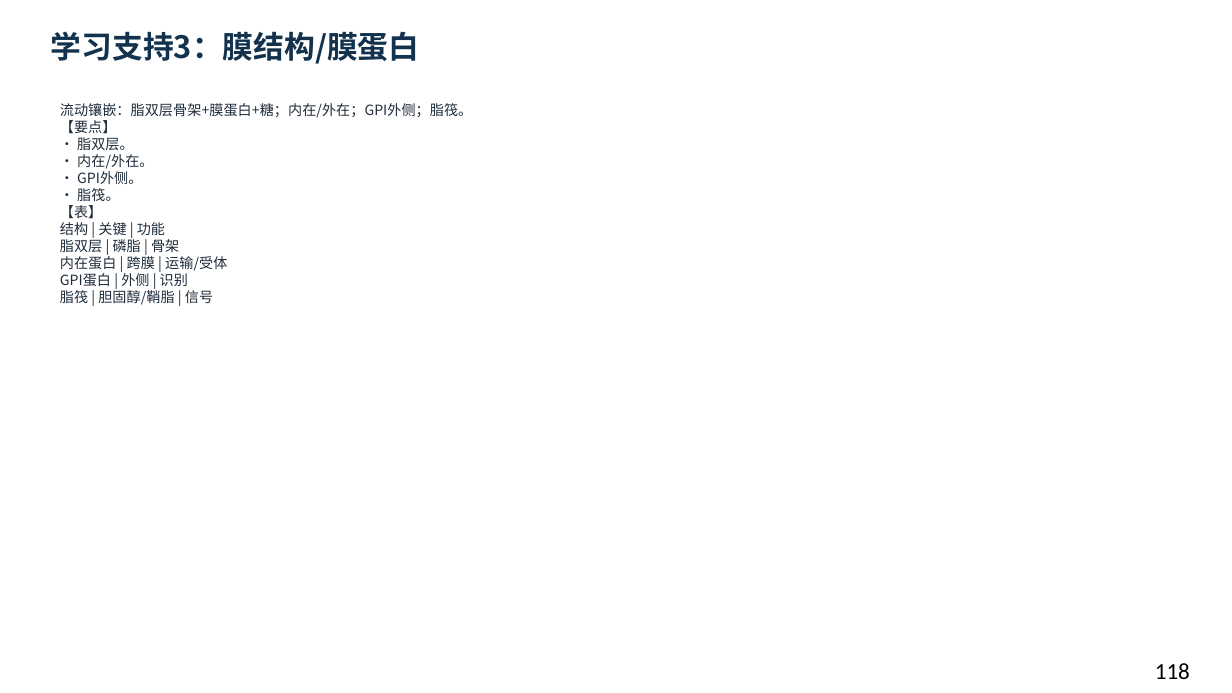
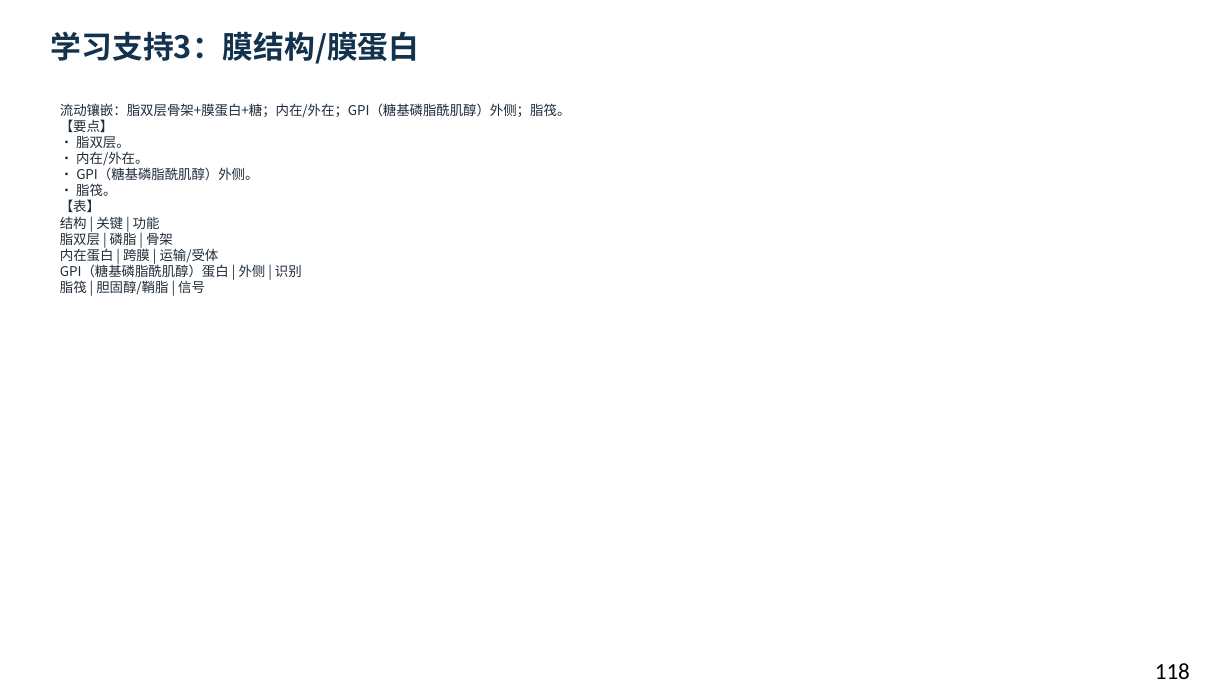
Before and after one commit to newkan-li/Biochemistry, a slide deck: slide 118 of downloads/bc10-ai-style.pptx. Drawn at 1232x693 pixels with LibreOffice and Linux fonts; fonts in the diff are those of the drawing. Boxes give left, top, right and bottom in pixels: in the first picture for what was removed or moved away, otherwise in the second. Text is boxed around its words. In the diff, an @@ line names an element or a change of style, - is before the commit and + after.

```diff
--- a/downloads/bc10-ai-style.pptx
+++ b/downloads/bc10-ai-style.pptx
@@ text at bbox=[60, 103, 571, 294]: text changed; size 11 to 10.5 pt @@
-流动镶嵌：脂双层骨架+膜蛋白+糖；内在/外在；GPI外侧；脂筏。
-【要点】
-• 脂双层。
-• 内在/外在。
-• GPI外侧。
-• 脂筏。
-【表】
-结构 | 关键 | 功能
-脂双层 | 磷脂 | 骨架
-内在蛋白 | 跨膜 | 运输/受体
-GPI蛋白 | 外侧 | 识别
-脂筏 | 胆固醇/鞘脂 | 信号
+流动镶嵌：脂双层骨架+膜蛋白+糖；内在/外在；GPI（糖基磷脂酰肌醇）外侧；脂筏。
+【要点】
+• 脂双层。
+• 内在/外在。
+• GPI（糖基磷脂酰肌醇）外侧。
+• 脂筏。
+【表】
+结构 | 关键 | 功能
+脂双层 | 磷脂 | 骨架
+内在蛋白 | 跨膜 | 运输/受体
+GPI（糖基磷脂酰肌醇）蛋白 | 外侧 | 识别
+脂筏 | 胆固醇/鞘脂 | 信号
```
Also in this commit, not shown: 122 other slides changed, 2 other files.
